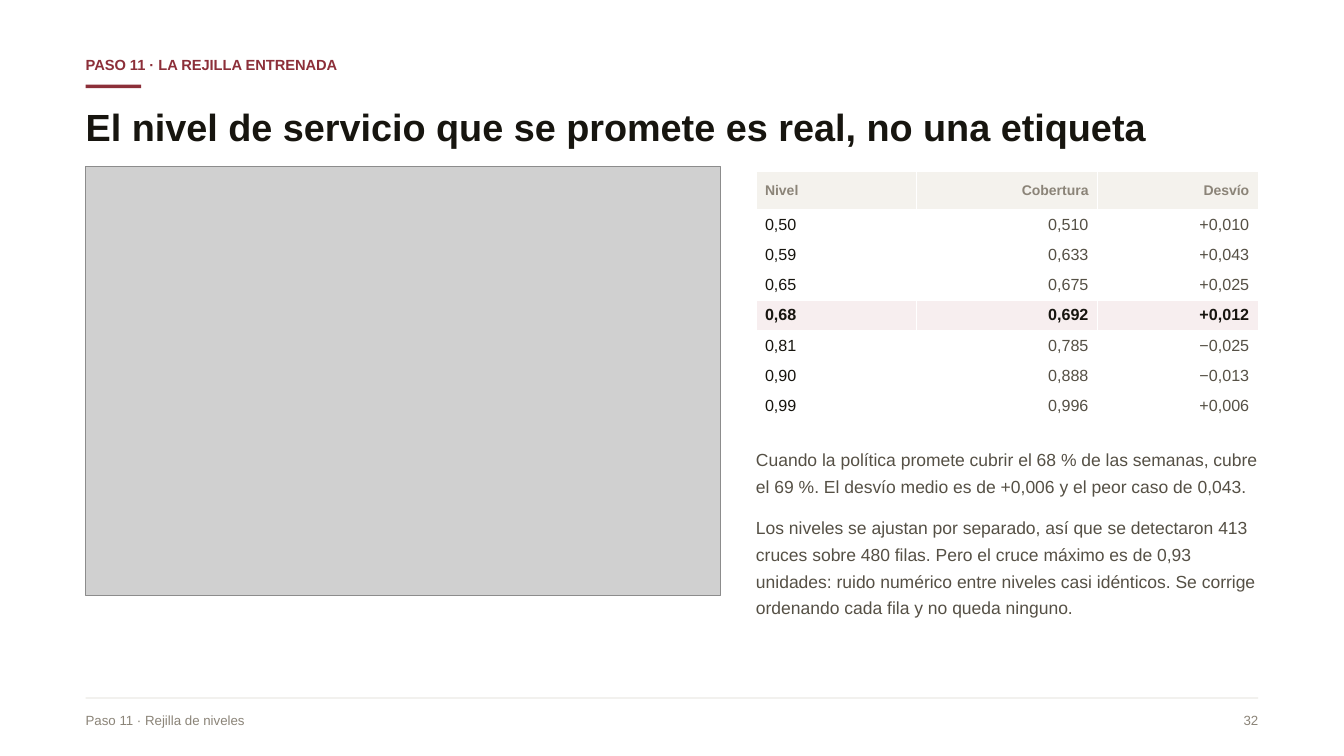
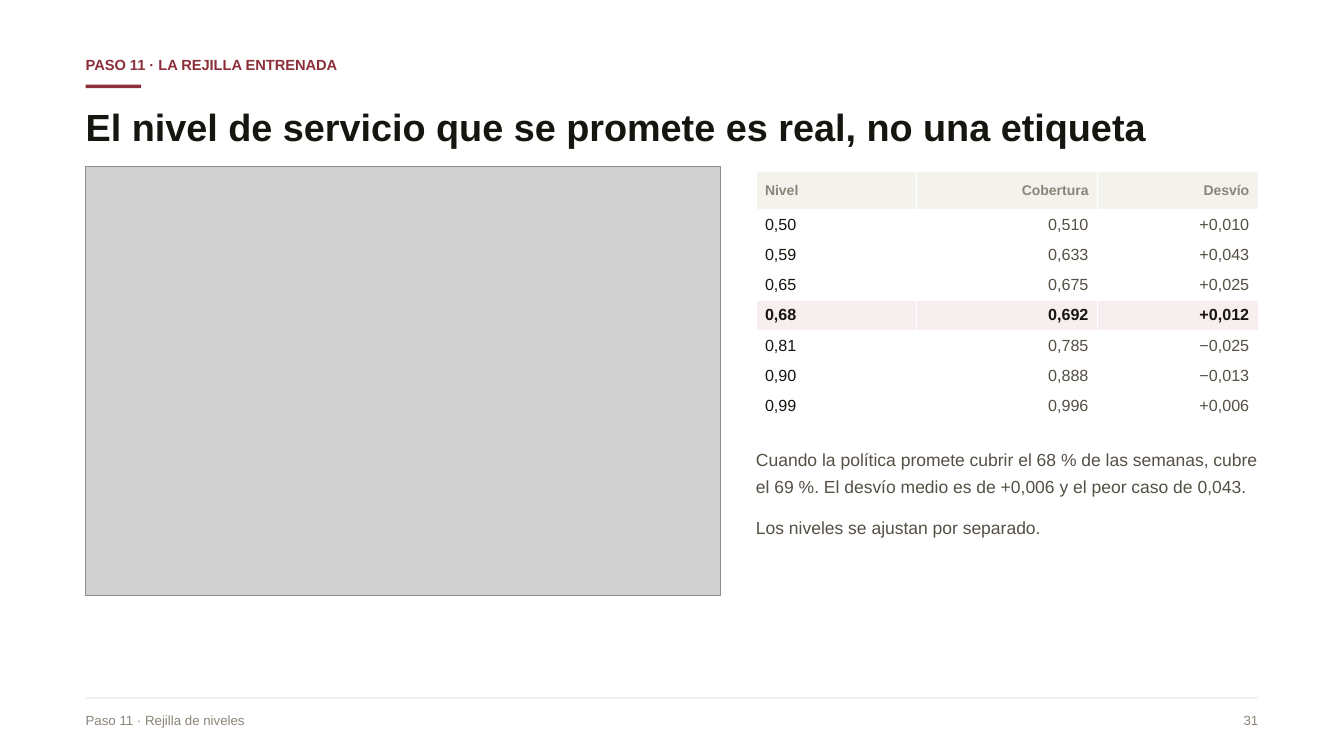
Before and after one commit to Danilo22m/Prueba_Tostao, a slide deck: slide 27 of Presentacion_Caso_A.pptx (slide 31 before the commit). Drawn at 1344x756 pixels with LibreOffice and Linux fonts; fonts in the diff are those of the drawing; grey boxes stand for pictures. Boxes give left, top, right and bottom in pixels: in the first picture for what was removed or moved away, otherwise in the second. Text is boxed around its words. In the diff, an @@ line names an element or a change of style, - is before the commit and + after.

```diff
--- a/Presentacion_Caso_A.pptx
+++ b/Presentacion_Caso_A.pptx
@@ text at (756, 521, 1041, 538): text changed @@
-Los niveles se ajustan por separado, así que se detectaron 413 cruces sobre 480 filas. Pero el cruce máximo es de 0,93 unidades: ruido numérico entre niveles casi idénticos. Se corrige ordenando cada fila y no queda ninguno.
+Los niveles se ajustan por separado.
@@ text at (1244, 716, 1259, 725): text changed @@
-32
+31
```
Also in this commit, not shown: 41 other slides changed, 3 slides added, 8 slides removed, 15 other files.
